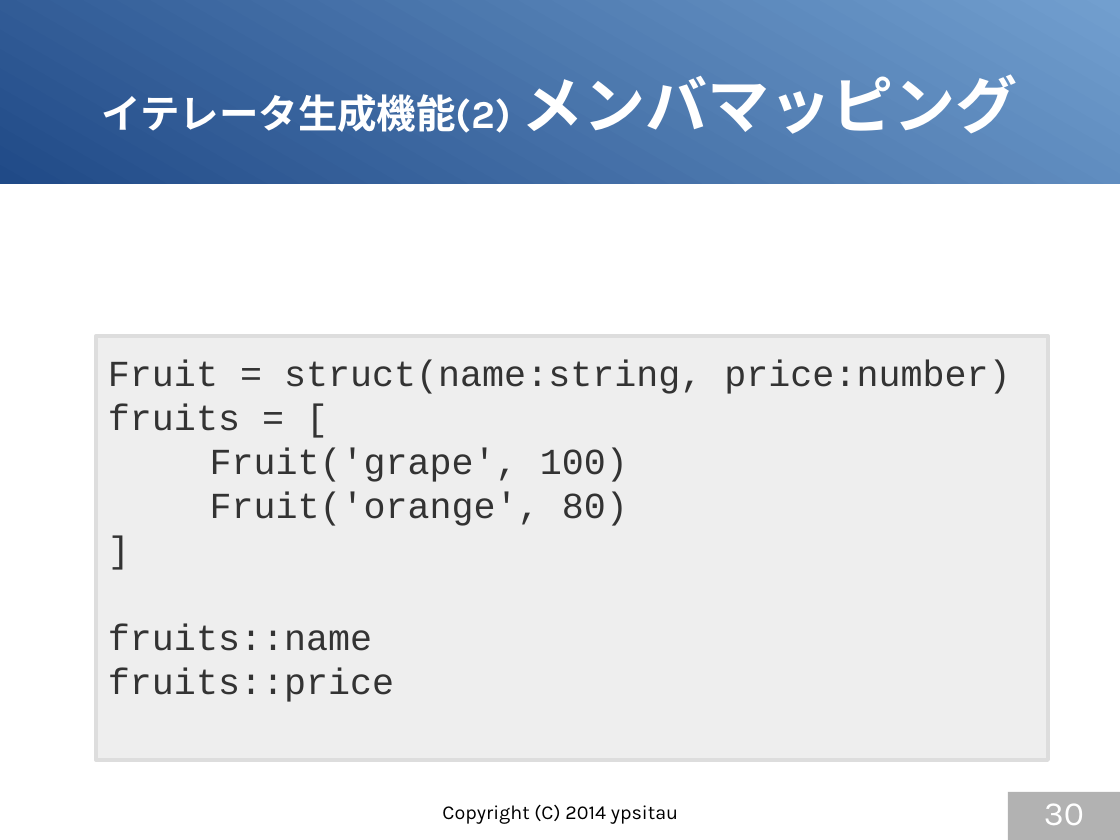
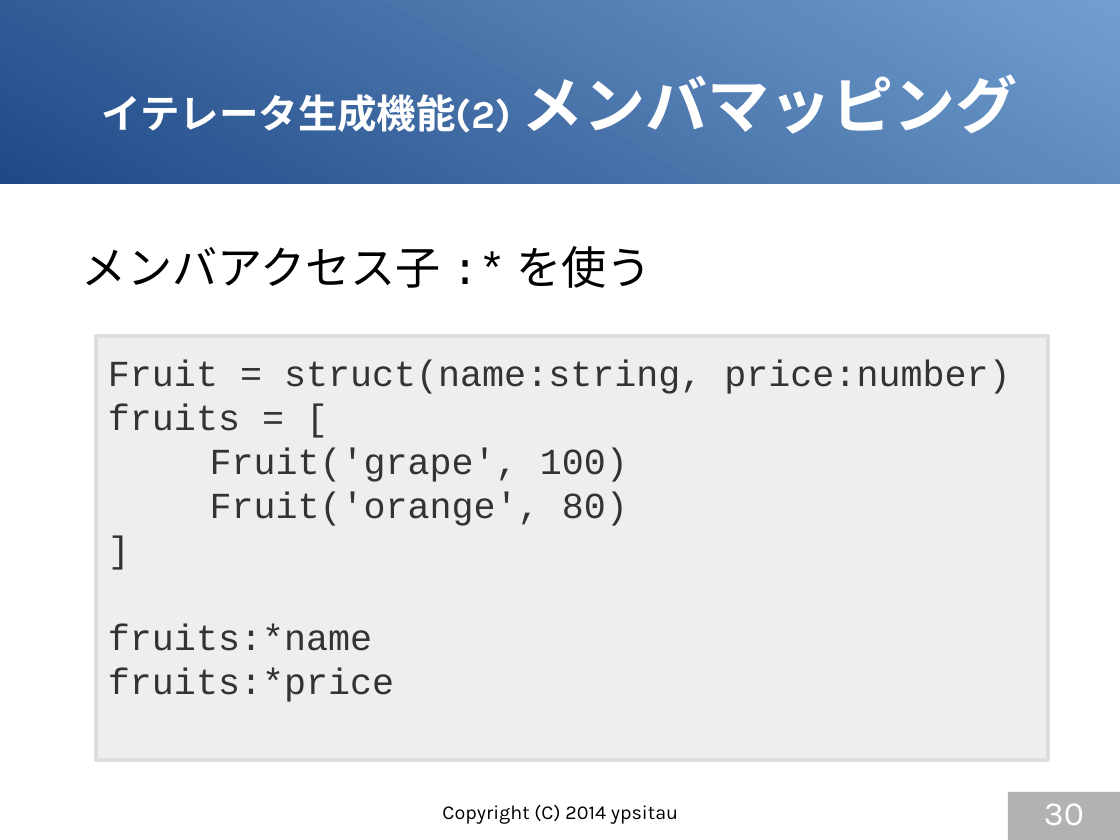
Before and after one commit to gura-lang/gura-doc, a slide deck: slide 30 of presentation/gura-introduction.odp. Drawn at 1120x840 pixels with LibreOffice and Linux fonts; fonts in the diff are those of the drawing. Boxes give left, top, right and bottom in pixels: in the first picture for what was removed or moved away, otherwise in the second. Text is boxed around its words. In the diff, an @@ line names an element or a change of style, - is before the commit and + after.

```diff
--- a/presentation/gura-introduction.odp
+++ b/presentation/gura-introduction.odp
@@ text added at bbox=[82, 246, 652, 288], 32 pt, text #000000 @@
+メンバアクセス子 :* を使う
@@ text in rectangle at bbox=[108, 624, 394, 702]: text changed @@
-fruits::name
-fruits::price
+fruits:*name
+fruits:*price
```
Also in this commit, not shown: 10 other slides changed, 1 slide added.
